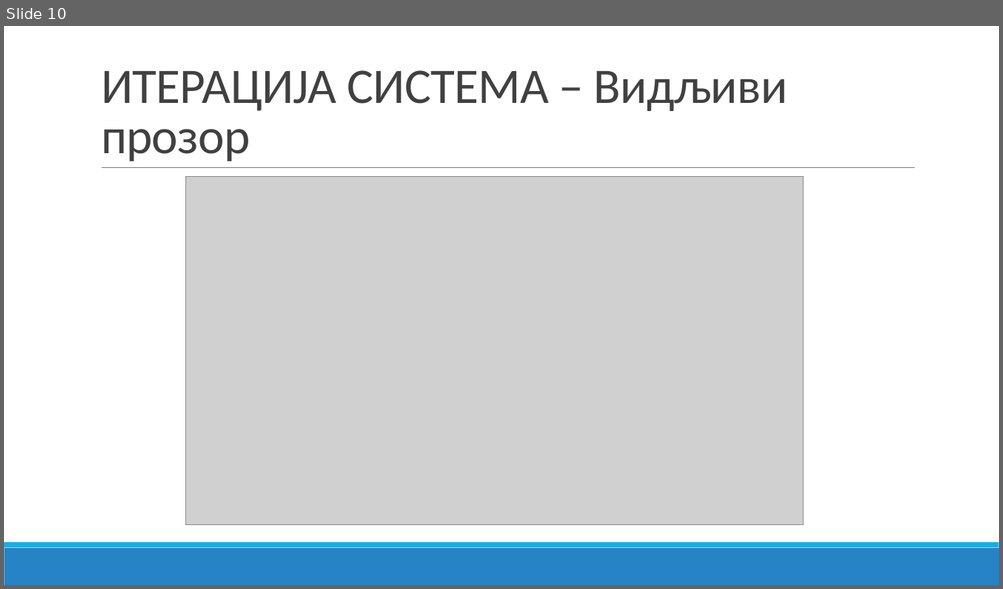
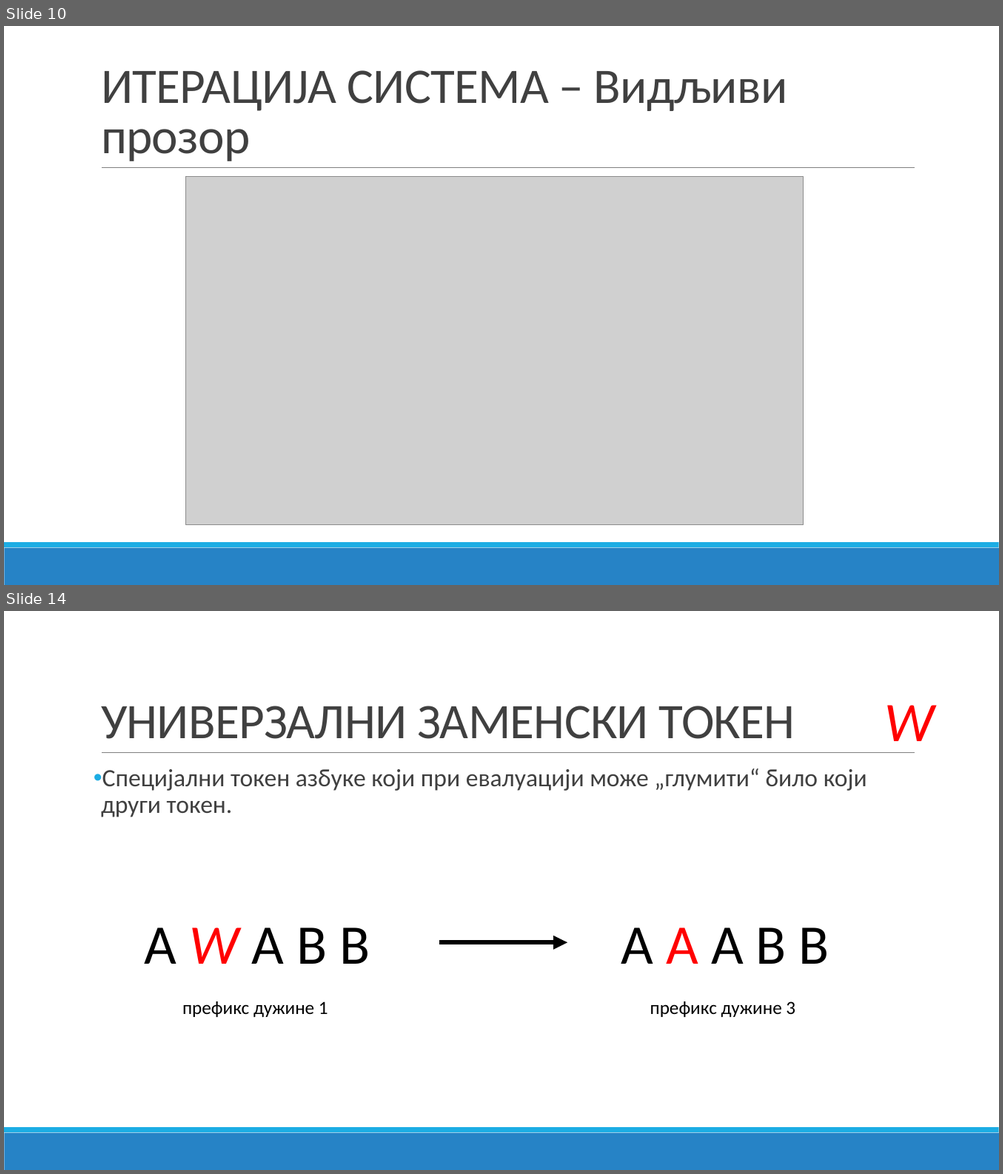
Before and after one commit to bxgda/diplomski-rad, a slide deck: PREZENTACIJA_JB.pptx. Shown one above the other, each under a label of ours: slide 10 before the commit, slides 10 and 14 after it; the slides between them are not shown. The pictures are 1003x589 and 1003x1174 pixels, drawn with LibreOffice and Linux fonts; fonts in the diff are those of the drawing; grey boxes stand for pictures. Boxes give left, top, right and bottom in pixels: in the first picture for what was removed or moved away, otherwise in the second. Text is boxed around its words. In the diff, an @@ line names an element or a change of style, - is before the commit and + after.

```diff
--- a/PREZENTACIJA_JB.pptx
+++ b/PREZENTACIJA_JB.pptx
@@ slide 14 added at [4, 611, 999, 1170], background #FFFFFF; not listed: 3 template elements that a slide beside it also shows @@
@@ title added at [101, 706, 795, 739], 48 pt, text #404040 @@
+УНИВЕРЗАЛНИ ЗАМЕНСКИ ТОКЕН
@@ text added at [885, 705, 934, 753], 54 pt, text #FF0000, italic @@
+W
@@ text added at [101, 769, 867, 817], 24 pt, text #404040 @@
+• Специјални токен азбуке који при евалуацији може „глумити“ било који други токен.
@@ text added at [144, 928, 370, 964], 54 pt, text #000000 @@
+А W A B B
@@ arrow added from (439, 943) to (567, 943), #000000 4.5 pt @@
@@ text added at [620, 928, 829, 964], 54 pt, text #000000 @@
+А A A B B
@@ text added at [182, 1002, 328, 1017], 18 pt, text #000000 @@
+префикс дужине 1
@@ text added at [650, 1002, 795, 1017], 18 pt, text #000000 @@
+префикс дужине 3
```
Also in this commit, not shown: 1 slide changed, 5 other slides added.
